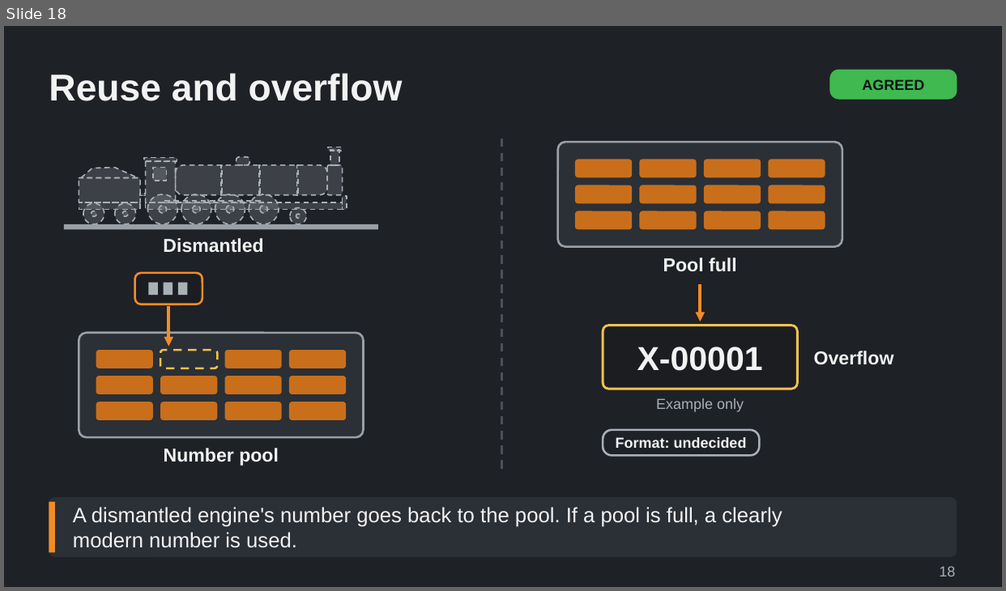
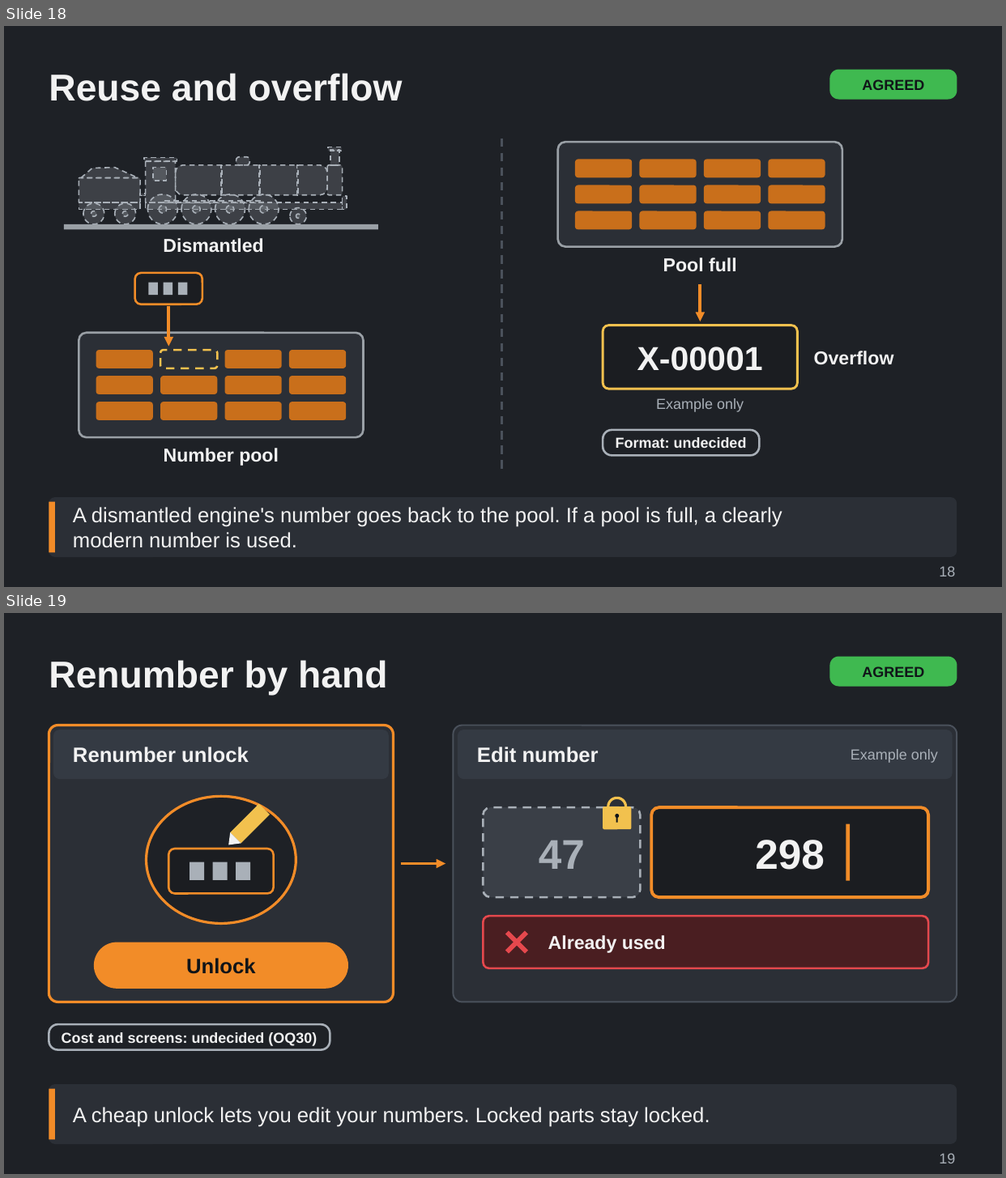
Before and after one commit to Tarenkookoo/Satisfactory---Early-Locomotion, a slide deck: Reporting/Claude Presents/Deck5_Regions_Numbers/Regions_Numbers_and_Fleet_Identity_Explained.pptx. Shown one above the other, each under a label of ours: slide 18 before the commit, slides 18 and 19 after it. The pictures are 1006x591 and 1006x1178 pixels, drawn with LibreOffice and Linux fonts; fonts in the diff are those of the drawing. Boxes give left, top, right and bottom in pixels: in the first picture for what was removed or moved away, otherwise in the second. Text is boxed around its words. In the diff, an @@ line names an element or a change of style, - is before the commit and + after.

```diff
--- a/Reporting/Claude Presents/Deck5_Regions_Numbers/Regions_Numbers_and_Fleet_Identity_Explained.pptx
+++ b/Reporting/Claude Presents/Deck5_Regions_Numbers/Regions_Numbers_and_Fleet_Identity_Explained.pptx
@@ slide 19 added at [4, 613, 1002, 1174], background #1E2126 @@
@@ title added at [49, 660, 387, 696], 36 pt, text #F2F2F2, bold @@
+Renumber by hand
@@ rounded rectangle added at [829, 657, 957, 687], fill #3FB950, 14 pt, text #101418, bold @@
+AGREED
@@ group added at [49, 726, 957, 1003]: 10 rounded rectangles, 5 rectangles, 4 texts, 3 freeform shapes, 2 ellipses, 2 lines, 1 arrow @@
+Renumber unlock
+Unlock
+Edit number
+Example only
+47
+298
+Already used
@@ rounded rectangle added at [49, 1024, 330, 1050], outline #A9B0B8 2 pt, 14 pt, text #F2F2F2, bold @@
+Cost and screens: undecided (OQ30)
@@ rounded rectangle added at [49, 1084, 957, 1144], fill #2B2F36 @@
@@ rectangle added at [49, 1089, 55, 1140], fill #F28C28 @@
@@ text added at [73, 1107, 710, 1127], 20 pt, text #F2F2F2 @@
+A cheap unlock lets you edit your numbers. Locked parts stay locked.
@@ text added at [939, 1153, 955, 1164], 14 pt, text #A9B0B8 @@
+19
```
Also in this commit, not shown: 1 slide changed, 7 other slides added, 5 other files.
